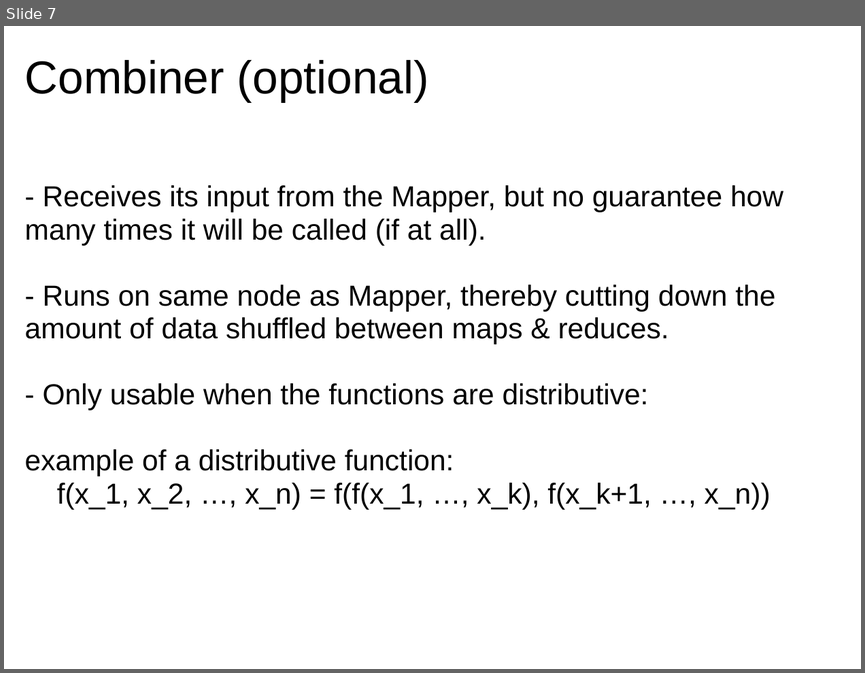
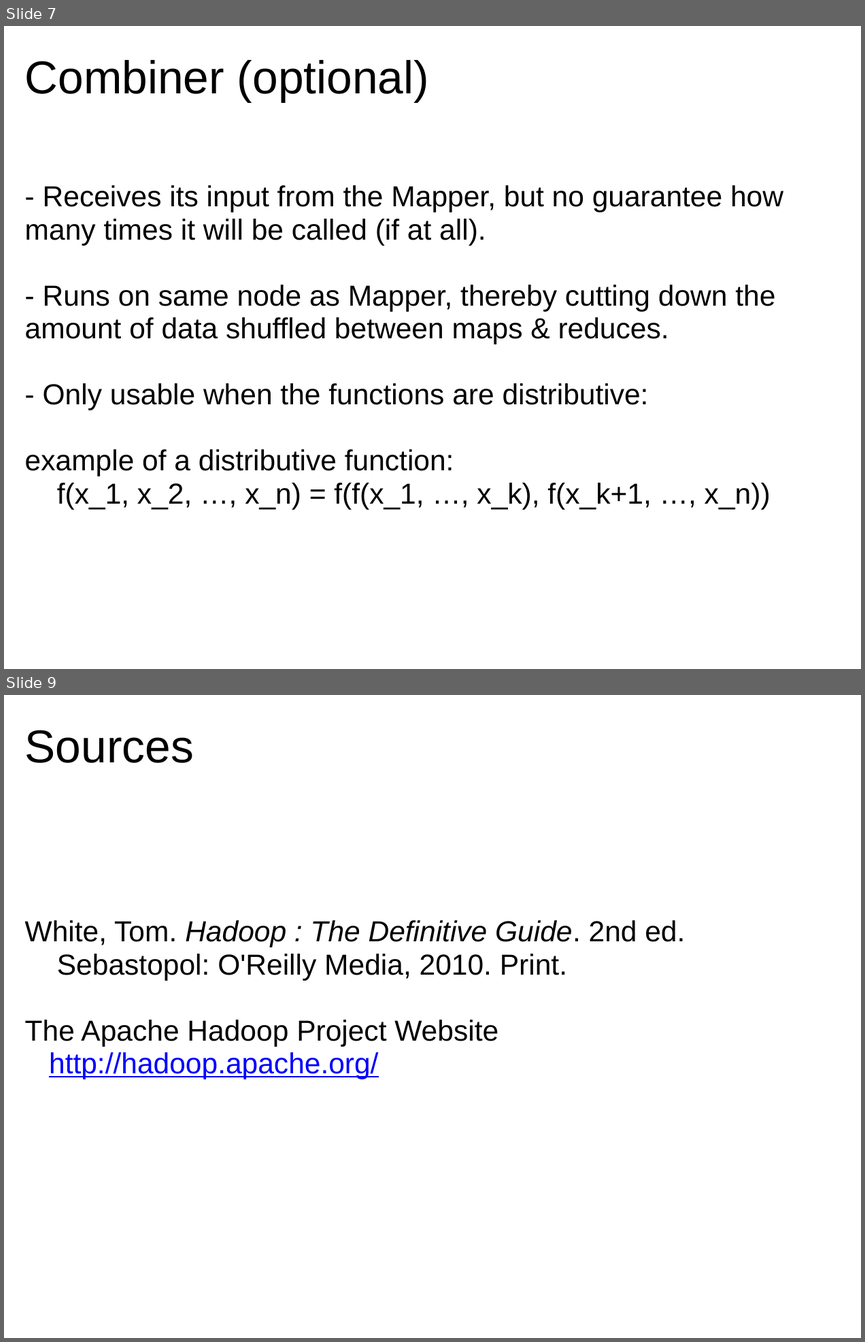
Before and after one commit to kourtni-zz/PragmaticHadoopDemo, a slide deck: docs/Hadoop_MapReduce_Demo.ppt. Shown one above the other, each under a label of ours: slide 7 before the commit, slides 7 and 9 after it; the slides between them are not shown. The pictures are 865x673 and 865x1342 pixels, drawn with LibreOffice and Linux fonts; fonts in the diff are those of the drawing. Boxes give left, top, right and bottom in pixels: in the first picture for what was removed or moved away, otherwise in the second. Text is boxed around its words. In the diff, an @@ line names an element or a change of style, - is before the commit and + after.

```diff
--- a/docs/Hadoop_MapReduce_Demo.ppt
+++ b/docs/Hadoop_MapReduce_Demo.ppt
@@ slide 9 added at (x1=4, y1=695, x2=861, y2=1338), background #FFFFFF @@
@@ title added at (x1=25, y1=730, x2=194, y2=763), 43 pt, text #000000 @@
+Sources
@@ text added at (x1=25, y1=920, x2=685, y2=1079), 27 pt, text #000000 @@
+White, Tom. Hadoop : The Definitive Guide. 2nd ed.
+Sebastopol: O'Reilly Media, 2010. Print.
+The Apache Hadoop Project Website
+http://hadoop.apache.org/
```
Also in this commit, not shown: 4 slides changed.
